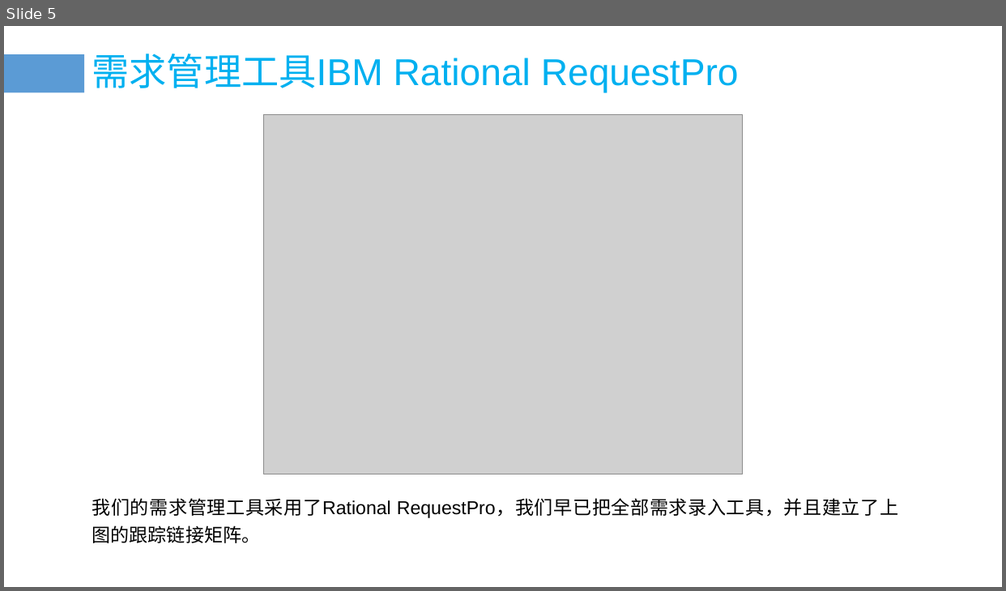
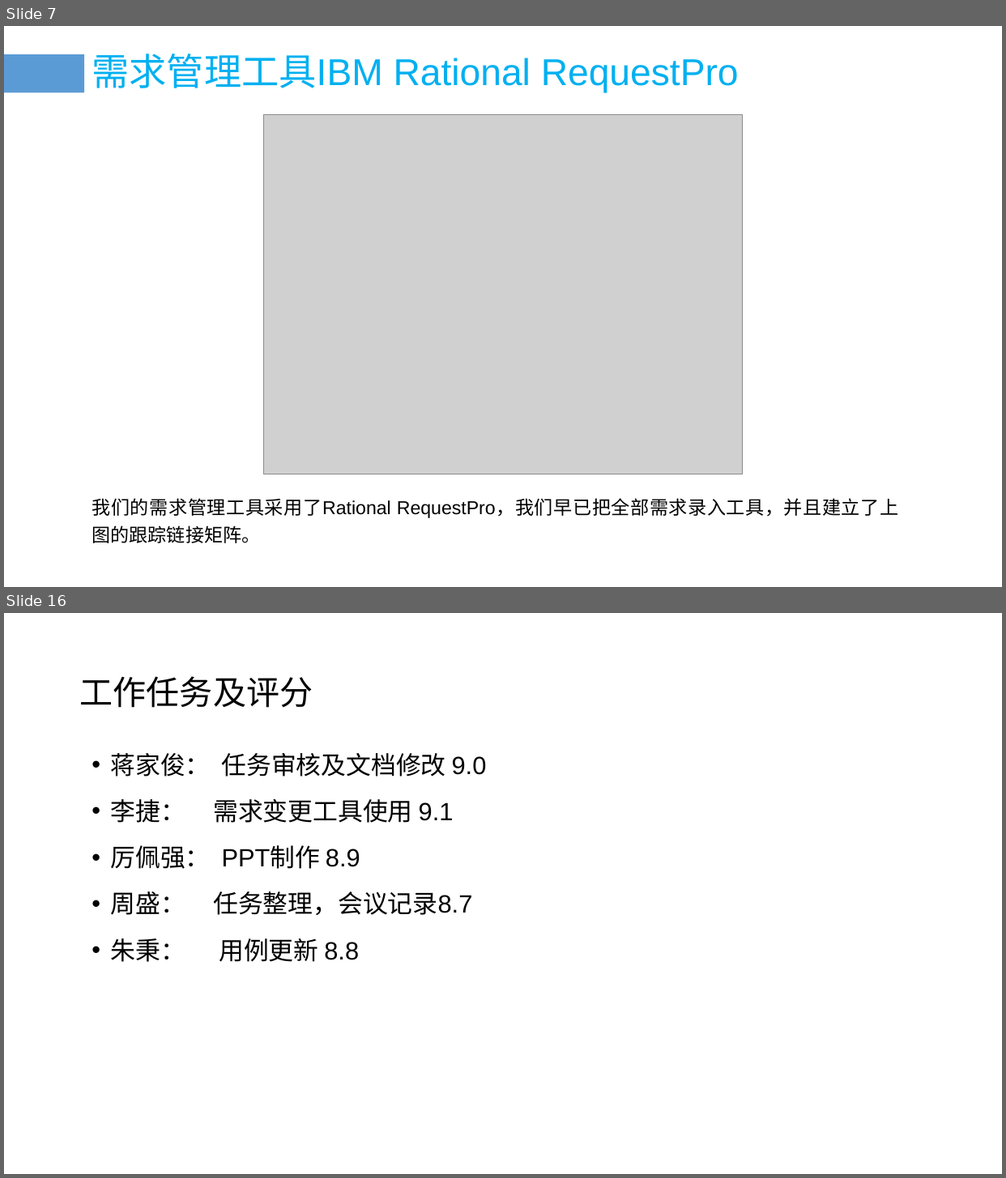
Before and after one commit to PRD-G17/PRD-G17-teamwork, a slide deck: 10后期文档/需求变更评审.pptx. Shown one above the other, each under a label of ours: slide 5 before the commit, slides 7 and 16 after it; the slides between them are not shown. The pictures are 1006x591 and 1006x1178 pixels, drawn with LibreOffice and Linux fonts; fonts in the diff are those of the drawing; grey boxes stand for pictures. Boxes give left, top, right and bottom in pixels: in the first picture for what was removed or moved away, otherwise in the second. Text is boxed around its words. In the diff, an @@ line names an element or a change of style, - is before the commit and + after.

```diff
--- a/10后期文档/需求变更评审.pptx
+++ b/10后期文档/需求变更评审.pptx
@@ slide 16 added at bbox=[4, 613, 1002, 1174], background #FFFFFF @@
@@ text added at bbox=[80, 676, 313, 708], 32 pt, text #000000 @@
+工作任务及评分
@@ text added at bbox=[111, 753, 487, 962], 24 pt, text #000000 @@
+• 蒋家俊： 任务审核及文档修改 9.0
+• 李捷： 需求变更工具使用 9.1
+• 厉佩强： PPT制作 8.9
+• 周盛： 任务整理，会议记录8.7
+• 朱秉： 用例更新 8.8
@@ what was slide 5 is now slide 7 @@
```
Also in this commit, not shown: 7 slides changed, 6 other slides added, 2 slides removed, 21 other files.
